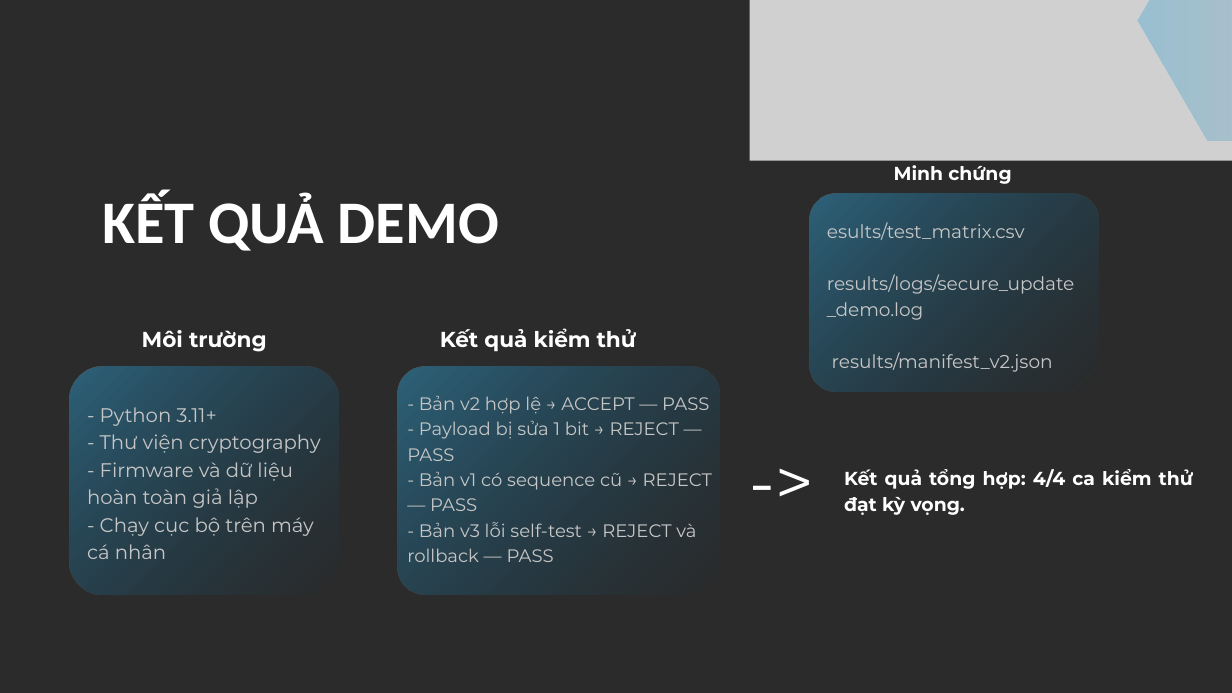
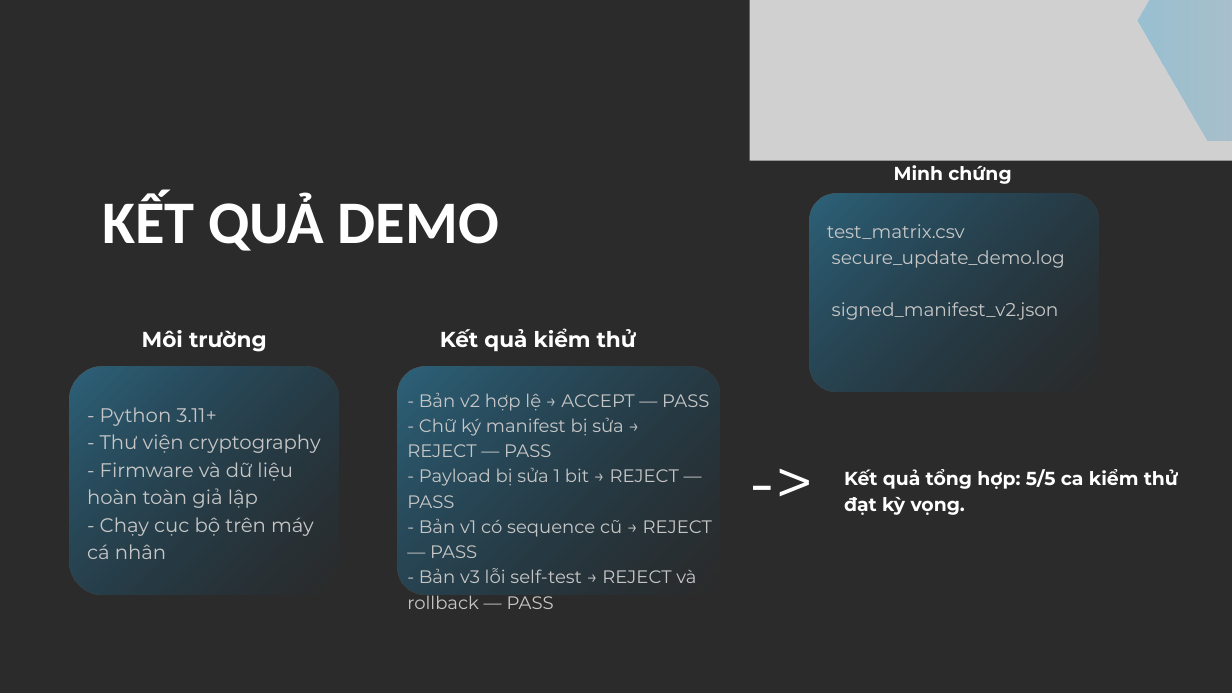
Before and after one commit to hv6z/n20-secure-firmware-update-iot, a slide deck: slide 7 of slides/slide_trinh_bay.pptx. Drawn at 1232x693 pixels with LibreOffice and Linux fonts; fonts in the diff are those of the drawing; grey boxes stand for pictures; background and template pictures are left out; a plain dark background stands for a picture behind light text. Boxes give left, top, right and bottom in pixels: in the first picture for what was removed or moved away, otherwise in the second. Text is boxed around its words. In the diff, an @@ line names an element or a change of style, - is before the commit and + after.

```diff
--- a/slides/slide_trinh_bay.pptx
+++ b/slides/slide_trinh_bay.pptx
@@ text at (827, 224, 1065, 320): text changed @@
-esults/test_matrix.csv
-results/logs/secure_update_demo.log
-results/manifest_v2.json
+test_matrix.csv
+secure_update_demo.log
+signed_manifest_v2.json
@@ text at (407, 392, 709, 457): text changed @@
-- Bản v2 hợp lệ → ACCEPT — PASS
+- Bản v2 hợp lệ → ACCEPT — PASS
+- Chữ ký manifest bị sửa → REJECT — PASS
@@ text "->" at (750, 426, 994, 517): alignment justified to left @@
@@ text at (844, 469, 1178, 515): text changed @@
-Kết quả tổng hợp: 4/4 ca kiểm thử đạt kỳ vọng.
+Kết quả tổng hợp: 5/5 ca kiểm thử đạt kỳ vọng.
```
Also in this commit, not shown: 2 other slides changed, 1 slide removed.
